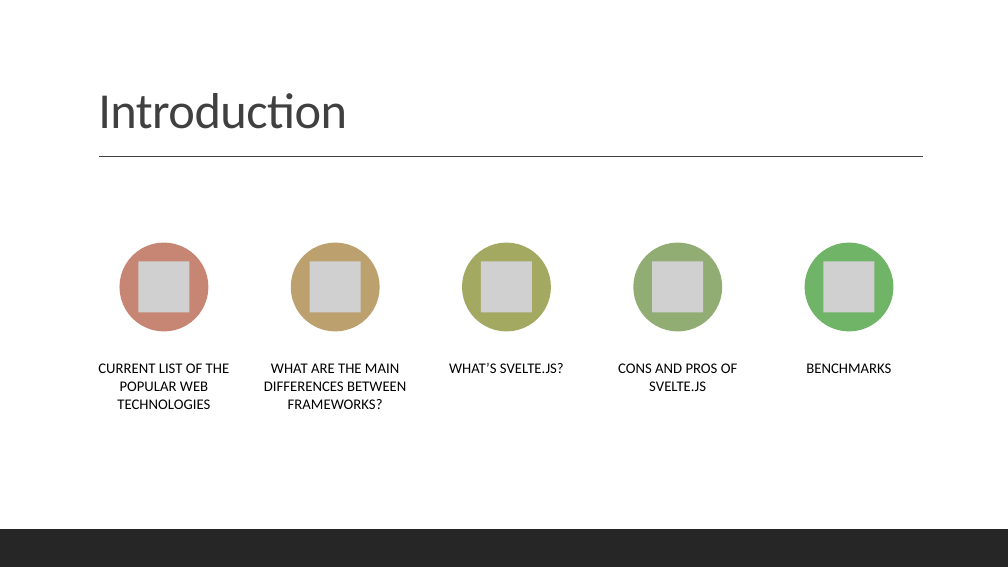
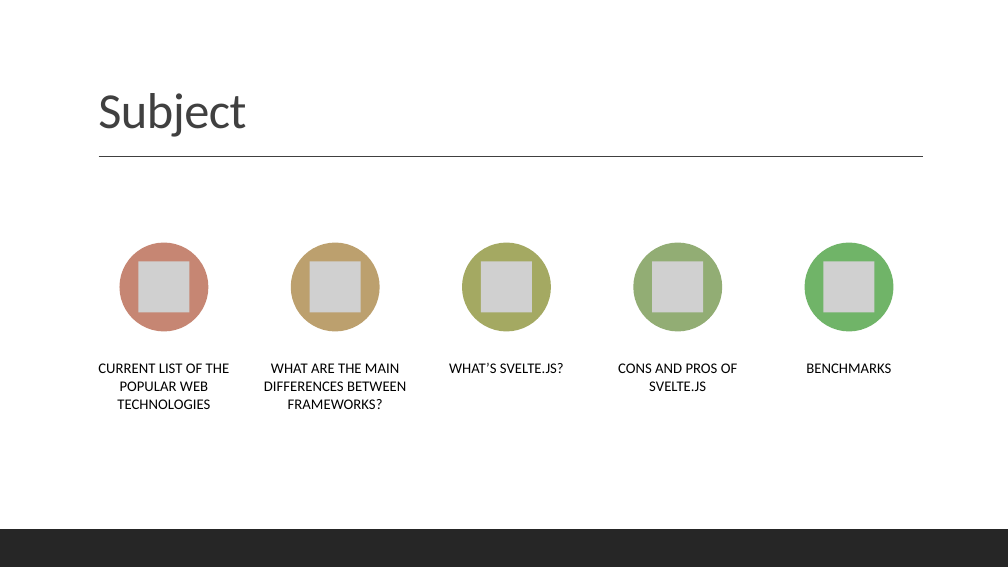
Before and after one commit to the-homeless-god/Profile, a slide deck: slide 2 of Presentations/Svelte framework.pptx. Drawn at 1008x567 pixels with LibreOffice and Linux fonts; fonts in the diff are those of the drawing; grey boxes stand for pictures. Boxes give left, top, right and bottom in pixels: in the first picture for what was removed or moved away, otherwise in the second. Text is boxed around its words. In the diff, an @@ line names an element or a change of style, - is before the commit and + after.

```diff
--- a/Presentations/Svelte framework.pptx
+++ b/Presentations/Svelte framework.pptx
@@ title at (98, 93, 246, 137): text changed @@
-Introduction
+Subject
```
Also in this commit, not shown: 7 other slides changed, 16 slides added, 4 slides removed.
